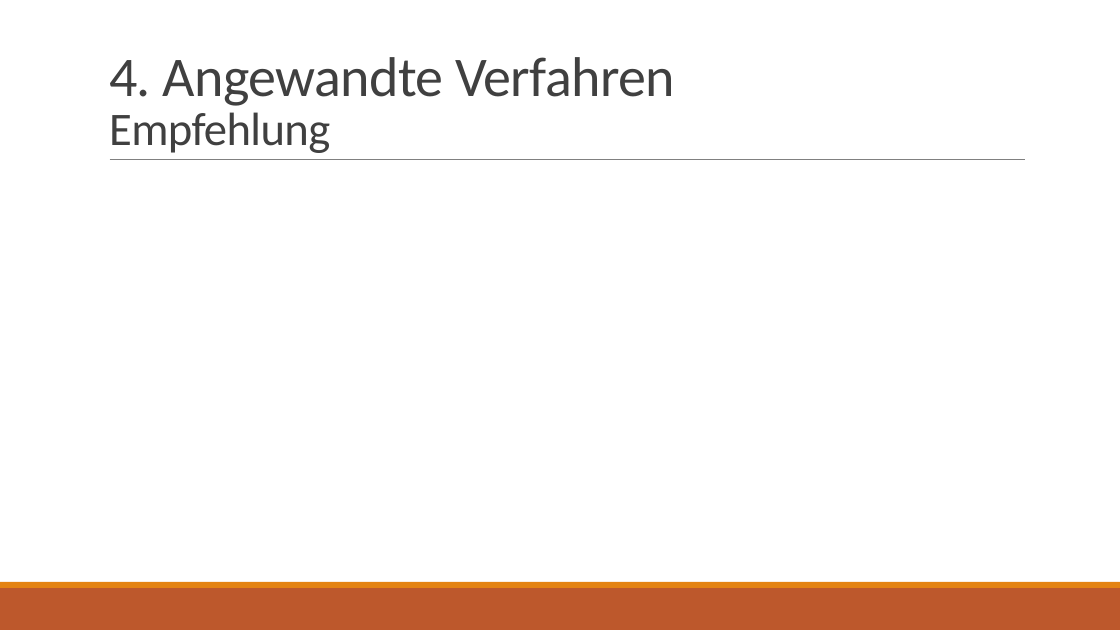
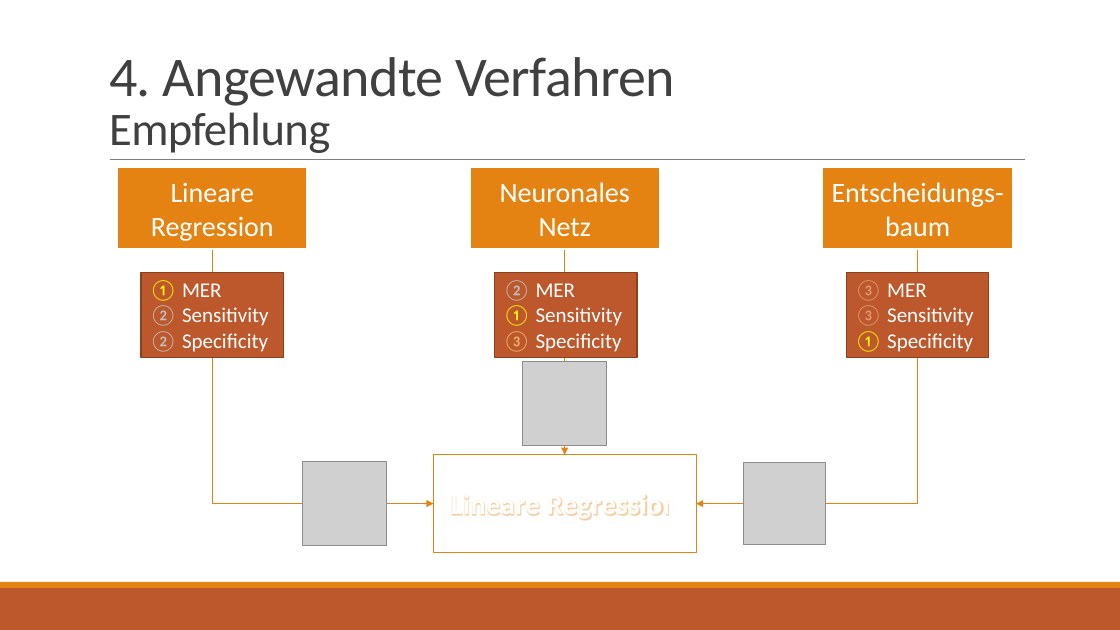
Before and after one commit to julian-steiner-ai/ai-b-4-ml-project, a slide deck: slide 9 of presentation/Validierung von Aussagen auf Versicherungs-Anträgen mithilfe ML.pptx. Drawn at 1120x630 pixels with LibreOffice and Linux fonts; fonts in the diff are those of the drawing; grey boxes stand for pictures. Boxes give left, top, right and bottom in pixels: in the first picture for what was removed or moved away, otherwise in the second. Text is boxed around its words. In the diff, an @@ line names an element or a change of style, - is before the commit and + after.

```diff
--- a/presentation/Validierung von Aussagen auf Versicherungs-Anträgen mithilfe ML.pptx
+++ b/presentation/Validierung von Aussagen auf Versicherungs-Anträgen mithilfe ML.pptx
@@ rectangle added at (x1=117, y1=167, x2=308, y2=250), fill #E48312, outline #FFFFFF 2 pt, 24 pt, text #FFFFFF @@
+Lineare Regression
@@ rectangle added at (x1=470, y1=167, x2=660, y2=250), fill #E48312, outline #FFFFFF 2 pt, 24 pt, text #FFFFFF @@
+Neuronales Netz
@@ rectangle added at (x1=823, y1=167, x2=1013, y2=250), fill #E48312, outline #FFFFFF 2 pt, 24 pt, text #FFFFFF @@
+Entscheidungs-baum
@@ elbow arrow added from (213, 250) to (434, 504), #E48312 1 pt @@
@@ elbow arrow added from (565, 250) to (565, 455), #E48312 1 pt @@
@@ elbow arrow added from (918, 250) to (697, 504), #E48312 1 pt @@
@@ rectangle added at (x1=141, y1=273, x2=283, y2=358), fill #BD582C, outline #8C4121 1.25 pt, 18 pt, text #FFFFFF @@
+① MER
+② Sensitivity
+② Specificity
@@ rectangle added at (x1=495, y1=273, x2=637, y2=358), fill #BD582C, outline #8C4121 1.25 pt, 18 pt, text #FFFFFF @@
+② MER
+① Sensitivity
+③ Specificity
@@ rectangle added at (x1=847, y1=273, x2=989, y2=358), fill #BD582C, outline #8C4121 1.25 pt, 18 pt, text #FFFFFF @@
+③ MER
+③ Sensitivity
+① Specificity
@@ picture added at (x1=523, y1=362, x2=607, y2=446) @@
@@ picture added at (x1=303, y1=462, x2=387, y2=546) @@
@@ rectangle added at (x1=434, y1=455, x2=697, y2=553), outline #E48312 0.75 pt, 24 pt, text #FEFEFE, bold @@
+Lineare Regression
@@ picture added at (x1=744, y1=462, x2=826, y2=544) @@
```
Also in this commit, not shown: 5 other slides changed, 2 slides added, 1 slide removed.
